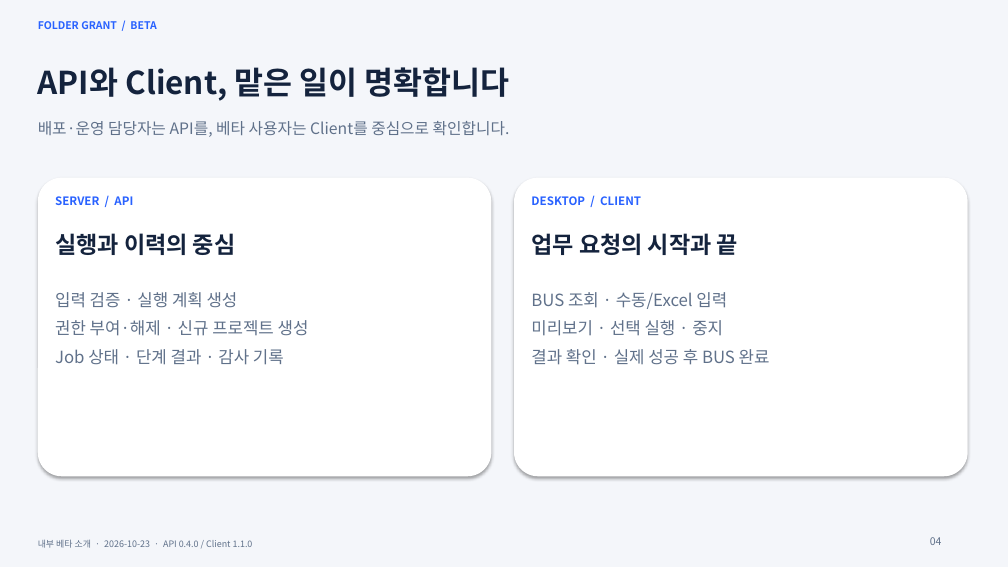
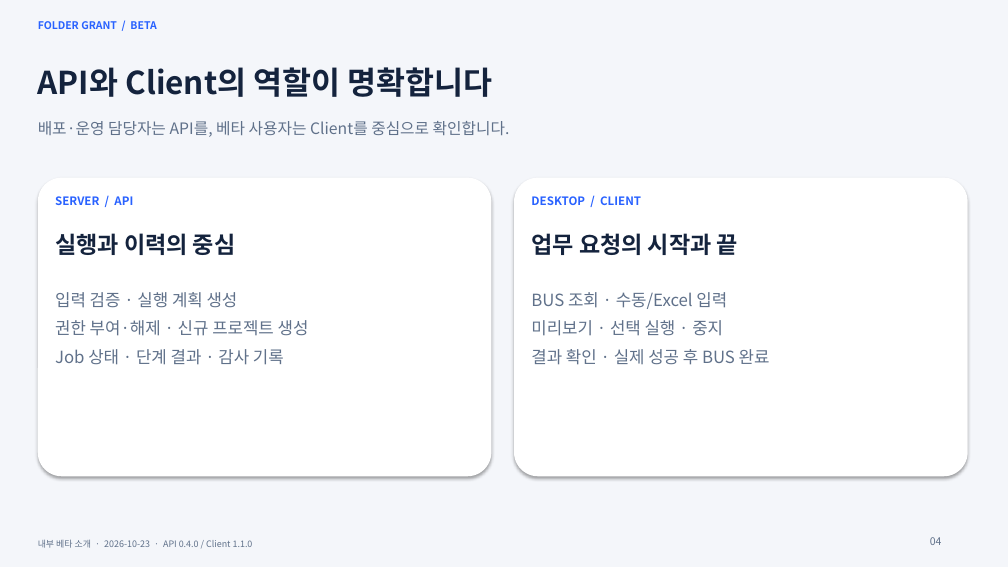
Before and after one commit to Corggi-Kim/Folder-Grant-Tool, a slide deck: slide 4 of docs/Folder_Grant_프로그램_소개서_Beta.pptx. Drawn at 1008x567 pixels with LibreOffice and Linux fonts; fonts in the diff are those of the drawing. Boxes give left, top, right and bottom in pixels: in the first picture for what was removed or moved away, otherwise in the second. Text is boxed around its words. In the diff, an @@ line names an element or a change of style, - is before the commit and + after.

```diff
--- a/docs/Folder_Grant_프로그램_소개서_Beta.pptx
+++ b/docs/Folder_Grant_프로그램_소개서_Beta.pptx
@@ text at box(38, 67, 493, 97): text changed @@
-API와 Client, 맡은 일이 명확합니다
+API와 Client의 역할이 명확합니다
```
Also in this commit, not shown: 13 other slides changed, 2 other files.
